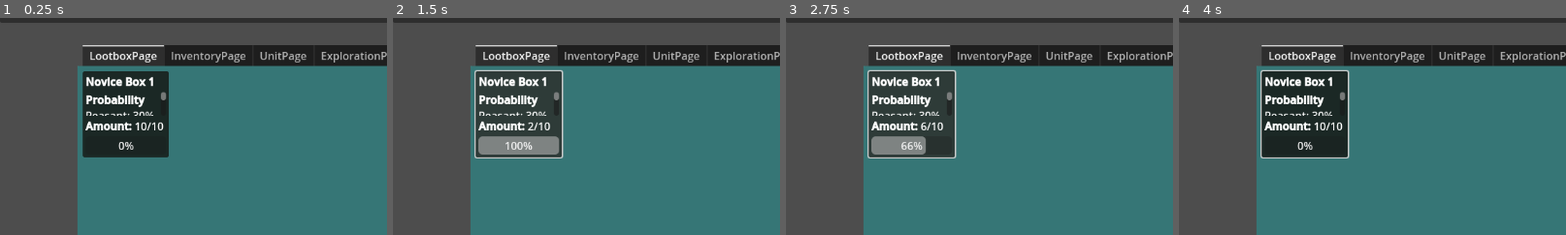
Above: before the commit, frames 1-4 (left to right).
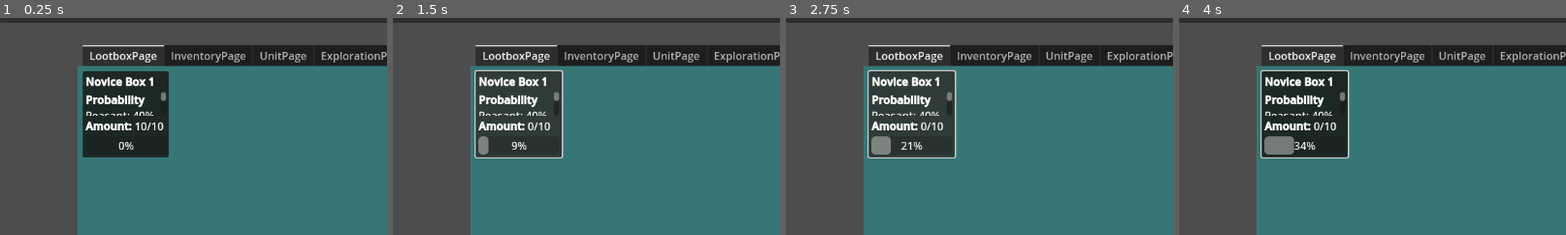
Above: after the commit, the same moments.

Repository: Wayl123/Inf-Army
Game: Godot game, scene res://scene/game_interface.tscn
Two runs of this game, one before a commit and one after it. Both use one fixed random seed, a clock stepped at 60 frames per second and the inputs below.
Inputs (mouse positions are % of the whole screen's width and height, from its top left):
- Up to frame 1 (0.25 s): no input
- Up to frame 2 (1.5 s): click (16, 26) at 0.5 s; click (16, 26) at 1.25 s
- Up to frame 3 (2.75 s): click (16, 26) at 2 s
- Up to frame 4 (4 s): click (99, 2) at 2.75 s; tap Enter at 3.5 s; move the mouse to (72, 45) at 3.52 s
The pictures show only the part of the screen within x 0-50%, y 4-54%; the shares and areas given below are measured in that part.

The runs differ from the first frame. In frame 1, less than 0.1% of the frame differs, in the area x 34-43%, y 37-46%; in frame 2, 1.6%, in the area x 24-43%, y 37-63%; in frame 3, 0.8%; in frame 4, 1.0%.

Commit message:
Add some more area and area content

Diff:
--- a/script/exploration_area_template.json
+++ b/script/exploration_area_template.json
@@ -1,16 +1,44 @@
 {
-	"C1A1": {
+	"E1A1": {
 		"Name": "Beginner's Hill",
 		"MoneyBase": 1.0,
 		"ExpBase": 1.0,
 		"MaxMoneyAmount": 1000.0,
 		"MaxExpAmount": 1000.0,
 		"Loot": {
-			"P1": 100.0
+			"P1": 1.0
 		},
 		"ExploreCompletion": 1000.0,
 		"ExploreTimer": 10.0,
-		"UnlockReq": 0.0,
-		"Unlocks": "C1A2"
-	}
+		"UnlockReq": 0.0
+	},
+	"E1A2": {
+		"Name": "Beginner's Forest",
+		"MoneyBase": 1.1,
+		"ExpBase": 1.1,
+		"MaxMoneyAmount": 2000.0,
+		"MaxExpAmount": 2000.0,
+		"Loot": {
+			"L1T2": 0.5,
+			"P1": 3.0
+		},
+		"ExploreCompletion": 5000.0,
+		"ExploreTimer": 30.0,
+		"UnlockReq": 100.0,
+		"UnlockAreaReq": ["E1A1"]
+	},
+	"E1A3": {
+		"Name": "Beginner's Cave",
+		"MoneyBase": 1.2,
+		"ExpBase": 1.2,
+		"MaxMoneyAmount": 5000.0,
+		"MaxExpAmount": 5000.0,
+		"Loot": {
+			"P1": 10.0
+		},
+		"ExploreCompletion": 5000.0,
+		"ExploreTimer": 60.0,
+		"UnlockReq": 300.0,
+		"UnlockAreaReq": ["E1A2"]
+	},
 }
--- a/script/game_data.gd
+++ b/script/game_data.gd
@@ -61,7 +61,7 @@
 	unitShopUnlock = []
 
 	explorationArea = {
-		"C1A1": {
+		"E1A1": {
 			"Progress": 100,
 			"Exploring": true
 		}
--- a/script/game_interface.gd
+++ b/script/game_interface.gd
@@ -9,7 +9,7 @@
 var saveFilePath : String = "user://save/"
 var saveFileName : String = "save_data.sav"
 
-var lootboxGenListPath : String = "res://script/lootbox_generator_template.json"
+var lootboxGenListPath : String = "res://script/lootbox_template.json"
 var unitStatListPath : String = "res://script/unit_stat.json"
 var unitCombinationListPath : String = "res://script/unit_combination.json"
 var explorationAreaListPath : String = "res://script/exploration_area_template.json"
--- a/script/lootbox_generator_template.json
+++ /dev/null
@@ -1,16 +0,0 @@
-{
-	"L1T1": {
-		"Name": "Novice Box 1",
-		"Prob": {
-			"U1S1": 0.30,
-			"U1S2": 0.30,
-			"U2S1": 0.10,
-			"U2S2": 0.09,
-			"U3S1": 0.009,
-			"H3S1": 0.101,
-			"U4S1": 0.10
-		},
-		"GenTime": 0.1,
-		"HoldCap": 10
-	}
-}
--- /dev/null
+++ b/script/lootbox_template.json
@@ -0,0 +1,30 @@
+{
+	"L1T1": {
+		"Name": "Novice Box 1",
+		"Prob": {
+			"U1S1": 0.40,
+			"U1S2": 0.40,
+			"U2S1": 0.10,
+			"U2S2": 0.09,
+			"U3S1": 0.009,
+			"H3S1": 0.001
+		},
+		"GenTime": 10,
+		"HoldCap": 10
+	},
+	"L1T2": {
+		"Name": "Novice Box 2",
+		"Prob": {
+			"U1S5": 0.35,
+			"U1S6": 0.35,
+			"U2S5": 0.10,
+			"U2S6": 0.10,
+			"U3S4": 0.05,
+			"U3S5": 0.049,
+			"U4S2": 0.000001,
+			"H3S2": 0.000999,
+		},
+		"GenTime": 60,
+		"HoldCap": 10
+	}
+}
--- a/script/unit_combination.json
+++ b/script/unit_combination.json
@@ -36,5 +36,38 @@
 				"U3S3": 2
 			}
 		}
+	},
+	"S2": {
+		"Unlock": ["L1T2"],
+		"Content": {
+			"U1S7": {
+				"Money": 50,
+				"U1S6": 5
+			},
+			"U2S7": {
+				"Money": 300,
+				"U2S6": 5
+			},
+			"U3S6": {
+				"Money": 800,
+				"U1S5": 10,
+				"U2S5": 4,
+				"U3S4": 2
+			},
+			"U3S7": {
+				"Money": 1000,
+				"U3S5": 3
+			},
+			"U4S3": {
+				"Money": 5000,
+				"U3S6": 5
+			},
+			"U4S4": {
+				"Money": 7500,
+				"U1S7": 10,
+				"U2S7": 5,
+				"U3S7": 2
+			}
+		}
 	}
 }
--- a/script/unit_stat.json
+++ b/script/unit_stat.json
@@ -7,6 +7,19 @@
 		"Name": "Chicken",
 		"Power": 1
 	},
+	"U2S1": {
+		"Name": "Farmer",
+		"Power": 3
+	},
+	"U2S2": {
+		"Name": "Horse",
+		"Power": 3
+	},
+	"U3S1": {
+		"Name": "Guard",
+		"Power": 10
+	},
+
 	"U1S3": {
 		"Name": "Trained Peasant",
 		"Power": 3
@@ -15,14 +28,6 @@
 		"Name": "Chicken Coop",
 		"Power": 5
 	},
-	"U2S1": {
-		"Name": "Farmer",
-		"Power": 3
-	},
-	"U2S2": {
-		"Name": "Horse",
-		"Power": 3
-	},
 	"U2S3": {
 		"Name": "Chicken Farmer",
 		"Power": 12
@@ -30,10 +35,6 @@
 	"U2S4": {
 		"Name": "Peasant Rider",
 		"Power": 8
-	},
-	"U3S1": {
-		"Name": "Guard",
-		"Power": 10
 	},
 	"U3S2": {
 		"Name": "Scout",
@@ -47,8 +48,9 @@
 		"Name": "Expedition Team",
 		"Power": 100
 	},
+
 	"H3S1": {
-		"Name": "NoobHero",
+		"Name": "Noob Hero",
 		"MaxLevel": 10,
 		"LevelPower": 3,
 		"ExpBase": 10,
@@ -69,11 +71,93 @@
 		}
 	},
 	"H4S1": {
-		"Name": "NoviceHero",
+		"Name": "Novice Hero",
 		"MaxLevel": 30,
 		"LevelPower": 10,
 		"ExpBase": 100,
 		"ExpScale": 1.3,
 		"TeamSize": [0, 20]
+	},
+
+	"U1S5": {
+		"Name": "Green Slime",
+		"Power": 2
+	},
+	"U1S6": {
+		"Name": "Snake",
+		"Power": 3
+	},
+	"U2S5": {
+		"Name": "Blue Slime",
+		"Power": 5
+	},
+	"U2S6": {
+		"Name": "Wolf",
+		"Power": 8
+	},
+	"U3S4": {
+		"Name": "Red Slime",
+		"Power": 15
+	},
+	"U3S5": {
+		"Name": "Bear",
+		"Power": 20
+	},
+	"U4S2": {
+		"Name": "Rainbow Slime",
+		"Power": 100
+	},
+
+	"U1S7": {
+		"Name": "Venomous Snake",
+		"Power": 8
+	},
+	"U2S7": {
+		"Name": "Wolf Pack",
+		"Power": 20
+	},
+	"U3S6": {
+		"Name": "Slime Swarm",
+		"Power": 40
+	},
+	"U3S7": {
+		"Name": "King Bear",
+		"Power": 50
+	},
+	"U4S3": {
+		"Name": "King Slime",
+		"Power": 120
+	},
+	"U4S4": {
+		"Name": "Beast Pack",
+		"Power": 150
+	},
+
+	"H3S2": {
+		"Name": "Noob Archer",
+		"MaxLevel": 10,
+		"LevelPower": 2.5,
+		"ExpBase": 10,
+		"ExpScale": 1.35,
+		"Promotion": {
+			"H4S2": {
+				"Cost": {
+					"P1": 10
+				},
+				"BaseMulti": 0.8,
+				"Optional": {
+					"Selection": ["U2S3", "U2S4", "U3S2", "U3S3", "U4S1"],
+					"MaxAmount": 1
+				},
+				"OptionalMulti": 0.5
+			}
+		}
+	},
+	"H4S2": {
+		"Name": "Novice Archer",
+		"MaxLevel": 30,
+		"LevelPower": 8,
+		"ExpBase": 150,
+		"ExpScale": 1.2
 	}
 }
